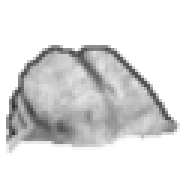
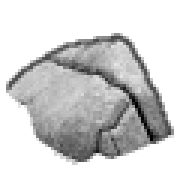
Layer changes from the first 180×180 image to the second:
painted on "line" over [6, 33, 180, 165]
painted on "Pasted Layer" over [6, 36, 180, 162]
